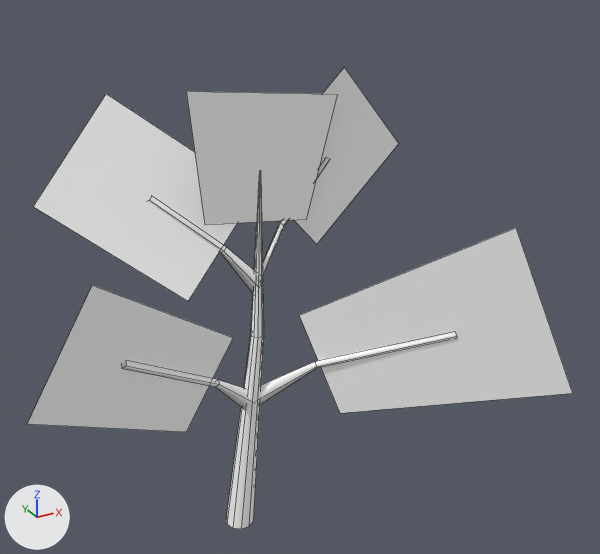
An edit to the FBX model Assets/Models/Derevnia/Staff_8/Bereza/Bereza.fbx, drawn before and after from the same camera.
Before and after are seen from a 50 mm camera at (-0.159, -0.364, 0.331) aimed at (0.029, -0.023, 0.16). Arrows for +X, +Y and +Z are at lower left; the lights stay in place. Mesh edges are drawn as thin lines.

Names of what the first picture shows: 'Bereza'.
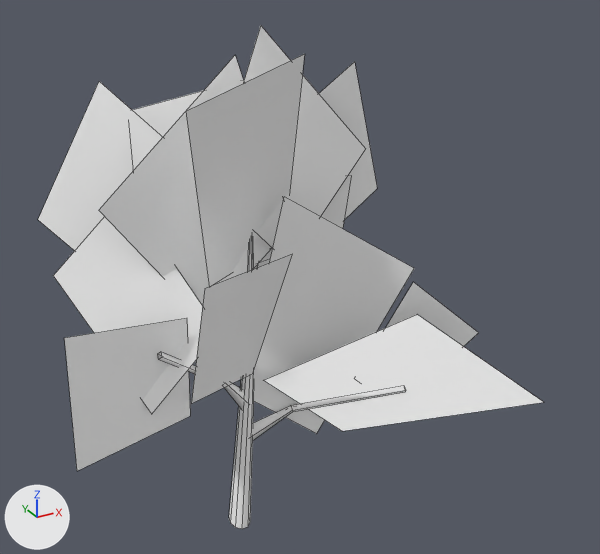
Changed parts and their boxes [x1, y1, x2, y2] in the pictures (600 x 554 px; the box of a moved part takes in the faces that stretch with it):
'Bereza', reshaped, rescaled (7% narrower, 9% taller): before [28, 67, 573, 529]; after [38, 25, 543, 529]
part 1 of me_mesh, moved or reshaped: before [226, 171, 264, 529]; after [229, 240, 254, 529]
part 2 of me_mesh, moved or reshaped: before [258, 333, 457, 404]; after [251, 387, 406, 440]
part 3 of me_mesh, moved or reshaped: before [122, 362, 252, 409]; after [157, 352, 248, 409]
part 4 of me_mesh, moved or reshaped (not visible afterwards): before [149, 197, 259, 293]
part 5 of me_mesh, moved or reshaped (not visible afterwards): before [262, 157, 330, 278]
part 6 of me_mesh, deleted: before [299, 228, 573, 413]
part 7 of me_mesh, deleted: before [28, 285, 233, 432]
part 8 of me_mesh, deleted: before [33, 94, 237, 301]
part 9 of me_mesh, deleted: before [186, 91, 337, 225]
part 10 of me_mesh, deleted: before [294, 67, 399, 244]
part 11 of me_mesh, added: after [38, 25, 543, 471]

The change, as a diff of the scene's bpy script:
```diff
--- a/Assets/Models/Derevnia/Staff_8/Bereza/Bereza.fbx.py
+++ b/Assets/Models/Derevnia/Staff_8/Bereza/Bereza.fbx.py
@@ me_mesh @@
 # used by ob_bereza; location = (0.0, 0.0, 0.0); rotation_euler = (1.571, 0.0, 0.0), in degrees (90, 0, 0); scale = (0.000593, 0.000593, 0.000593)
-me_mesh.from_pydata(...)  # 98 vertices, 57 faces; spans x -190.0..244.0, y 0.0..435.0, z -74.0..180.0
+me_mesh.from_pydata(...)  # 134 vertices, 66 faces; spans x -9.0..12.0, y 0.0..28.0, z -6.0..11.0
+# me_mesh part 1: the loose piece of 30 vertices spanning x -13.0..32.0, y 0.0..358.0, z -13.0..14.0 is scaled about the mesh origin by (0.0426, 0.0593, 0.0593)
+# me_mesh part 2: the loose piece of 12 vertices spanning x 18.0..168.0, y 128.0..221.0, z -5.0..113.0 is scaled about its middle by (0.0426, 0.0593, 0.0593), then moved by (-89.0, -167.0, -51.0)
+# me_mesh part 3: the loose piece of 12 vertices spanning x -110.0..21.0, y 127.0..225.0, z -7.0..31.0 is scaled about the mesh origin by (0.0426, 0.0593, 0.0593)
+# me_mesh part 4: the loose piece of 12 vertices spanning x -57.0..31.0, y 243.0..337.0, z -43.0..5.0 is scaled about its middle by (0.0426, 0.0593, 0.0593), then moved by (13.0, -275.0, 18.0)
+# me_mesh part 5: the loose piece of 12 vertices spanning x 24.0..106.0, y 254.0..357.0, z -14.0..5.0 is scaled about the mesh origin by (0.0426, 0.0593, 0.0593)
+# me_mesh part 6: the loose piece of 4 vertices spanning x 62.0..244.0, y 123.0..322.0, z 14.0..180.0 is deleted
+# me_mesh part 7: the loose piece of 4 vertices spanning x -190.0..-6.0, y 133.0..299.0, z 17.0..35.0 is deleted
+# me_mesh part 8: the loose piece of 4 vertices spanning x -146.0..34.0, y 250.0..420.0, z -74.0..-2.0 is deleted
+# me_mesh part 9: the loose piece of 4 vertices spanning x -29.0..105.0, y 308.0..429.0, z -5.0..5.0 is deleted
+# me_mesh part 10: the loose piece of 4 vertices spanning x 26.0..190.0, y 272.0..435.0, z -22.0..-3.0 is deleted
+# me_mesh part 11
+# 56 vertices are added at x -9.0..12.0, y 6.0..28.0, z -6.0..11.0
+# 14 new faces join them
 me_mesh.materials.append(mat_lambert2)
@@ ob_bereza @@
 ob_bereza.rotation_euler = (1.571, 0.0, 0.0)  # degrees (90, 0, 0)
-ob_bereza.scale = (0.000593, 0.000593, 0.000593)
+ob_bereza.scale = (0.01, 0.01, 0.01)
```
